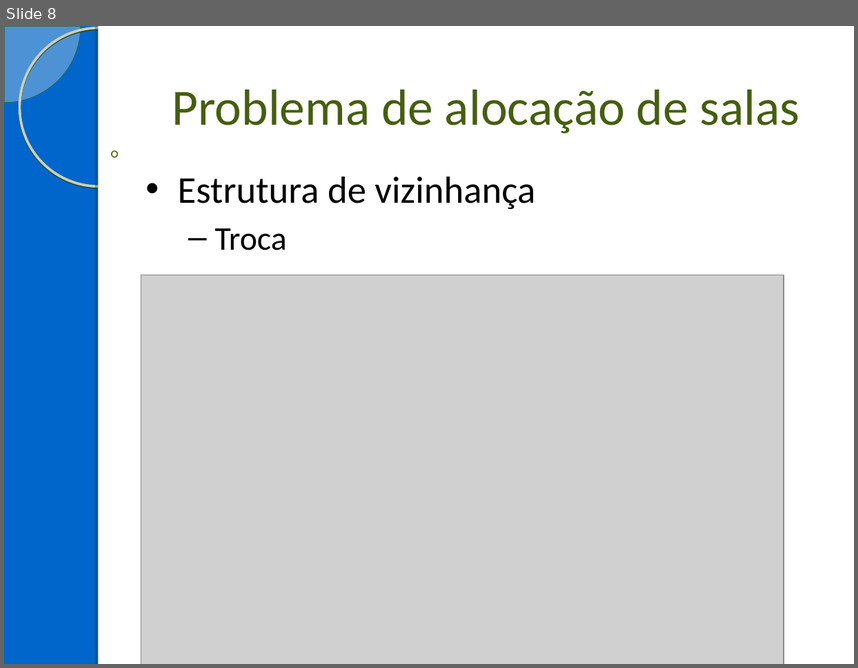
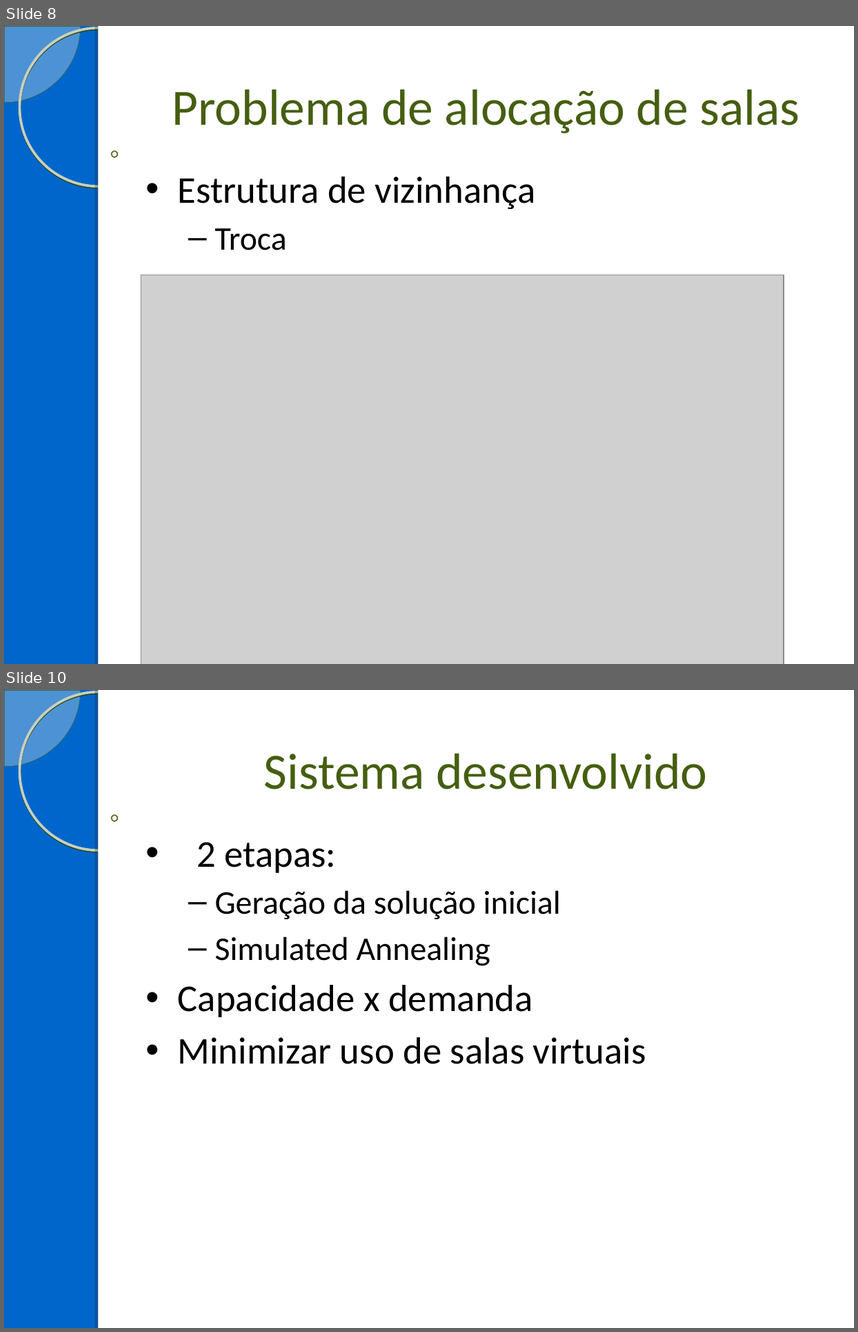
Before and after one commit to Hanniere/projeto-final-ipo, a slide deck: Apresentação/Apresentação.ppt. Shown one above the other, each under a label of ours: slide 8 before the commit, slides 8 and 10 after it; the slides between them are not shown. The pictures are 858x668 and 858x1332 pixels, drawn with LibreOffice and Linux fonts; fonts in the diff are those of the drawing; grey boxes stand for pictures; background and template pictures are left out. Boxes give left, top, right and bottom in pixels: in the first picture for what was removed or moved away, otherwise in the second. Text is boxed around its words. In the diff, an @@ line names an element or a change of style, - is before the commit and + after.

```diff
--- a/Apresentação/Apresentação.ppt
+++ b/Apresentação/Apresentação.ppt
@@ slide 10 added at [4, 690, 854, 1328], background #0066CC; not listed: 5 template elements that a slide beside it also shows @@
@@ title added at [264, 753, 708, 789], 43 pt, text #455E10 @@
+Sistema desenvolvido
@@ text added at [178, 842, 646, 1064], 32 pt, text #000000 @@
+• 22 etapas:
+  – Geração da solução inicial
+  – Simulated Annealing
+• Capacidade x demanda
+• Minimizar uso de salas virtuais
```
Also in this commit, not shown: 1 slide changed, 4 other slides added, 1 other file.
